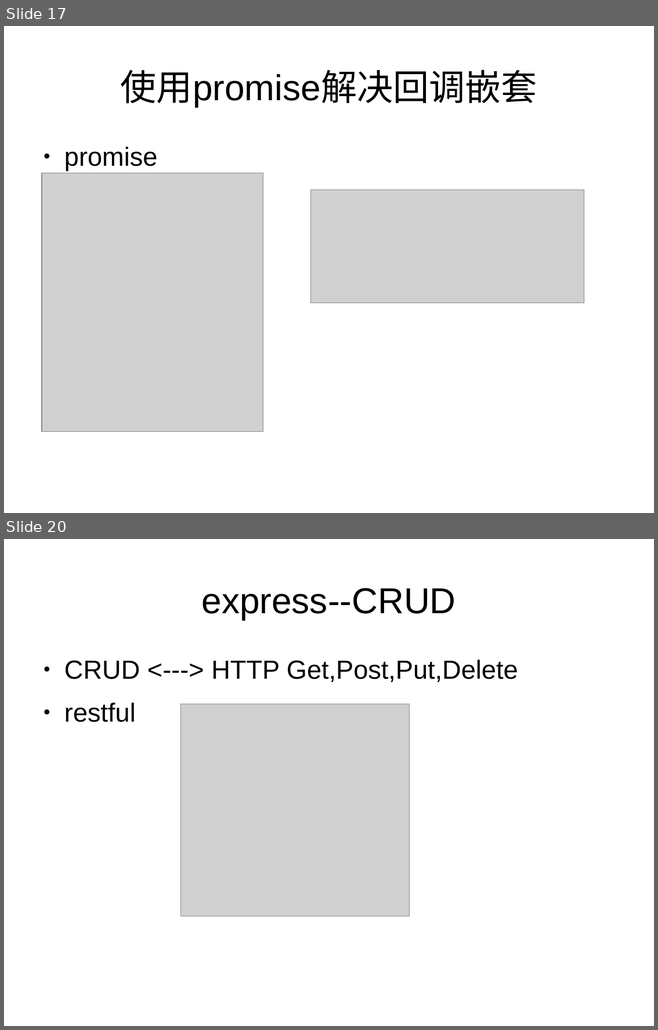
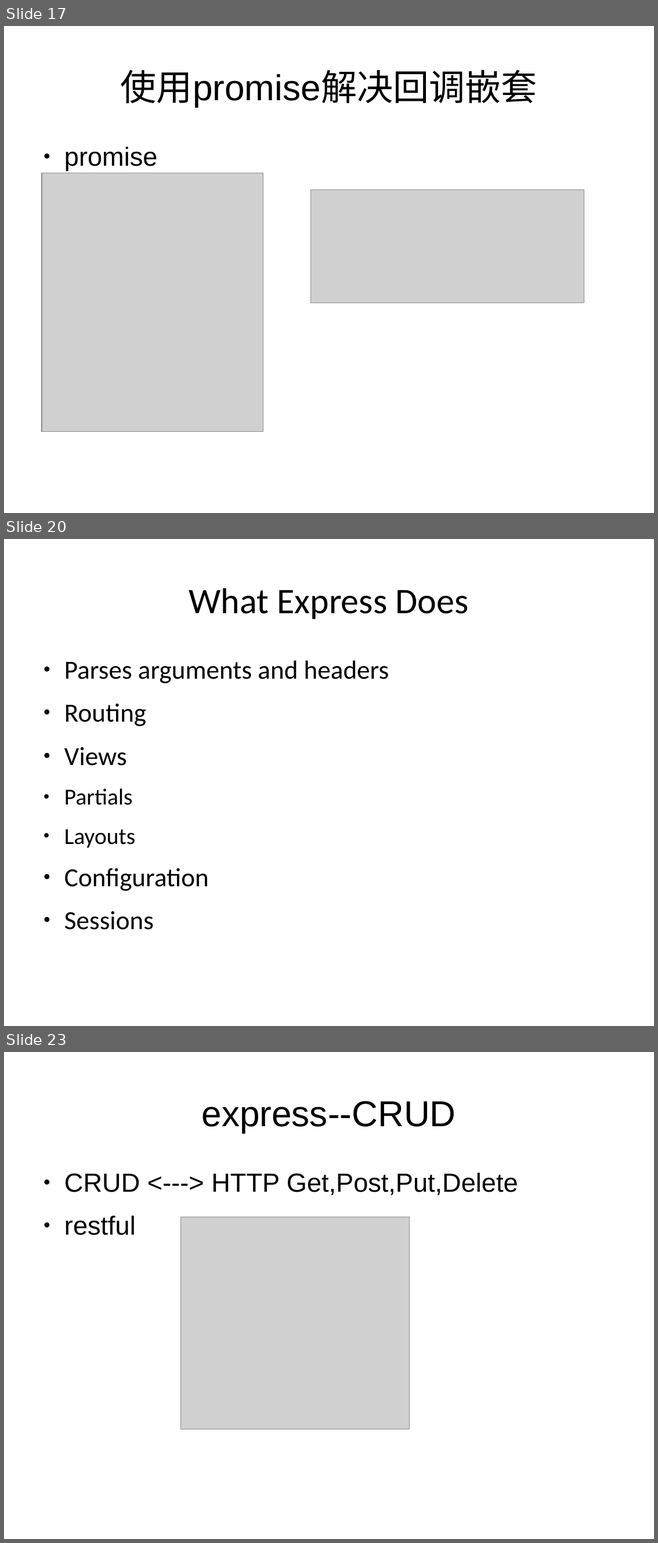
Before and after one commit to dongyuwei/frontend-utils, a slide deck: nodejs-web-dev-demo/nodejs-web-dev.odp. Shown one above the other, each under a label of ours: slides 17 and 20 before the commit, slides 17, 20 and 23 after it; the slides between them are not shown. The pictures are 658x1030 and 658x1543 pixels, drawn with LibreOffice and Linux fonts; fonts in the diff are those of the drawing; grey boxes stand for pictures. Boxes give left, top, right and bottom in pixels: in the first picture for what was removed or moved away, otherwise in the second. Text is boxed around its words. In the diff, an @@ line names an element or a change of style, - is before the commit and + after.

Commit message:
update express intro

```diff
--- a/nodejs-web-dev-demo/nodejs-web-dev.odp
+++ b/nodejs-web-dev-demo/nodejs-web-dev.odp
@@ slide 20 added at bbox=[4, 539, 654, 1026], background #FFFFFF @@
@@ title added at bbox=[189, 588, 468, 619], 44 pt, text #000000 @@
+What Express Does
@@ text added at bbox=[64, 660, 389, 930], 32 pt, text #000000 @@
+● Parses arguments and headers
+● Routing
+● Views
+● Partials
+● Layouts
+● Configuration
+● Sessions
@@ what was slide 20 is now slide 23 @@
```
Also in this commit, not shown: 3 slides changed, 4 other slides added, 1 other file.
